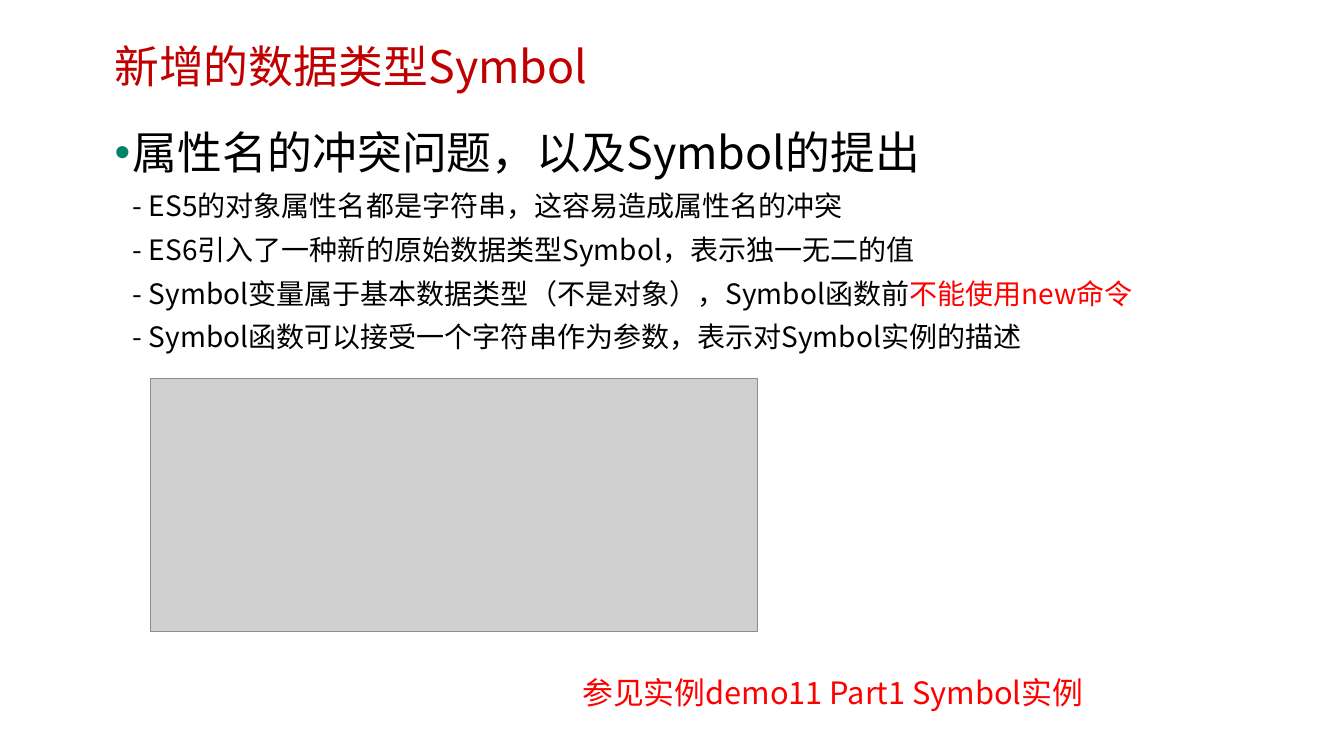
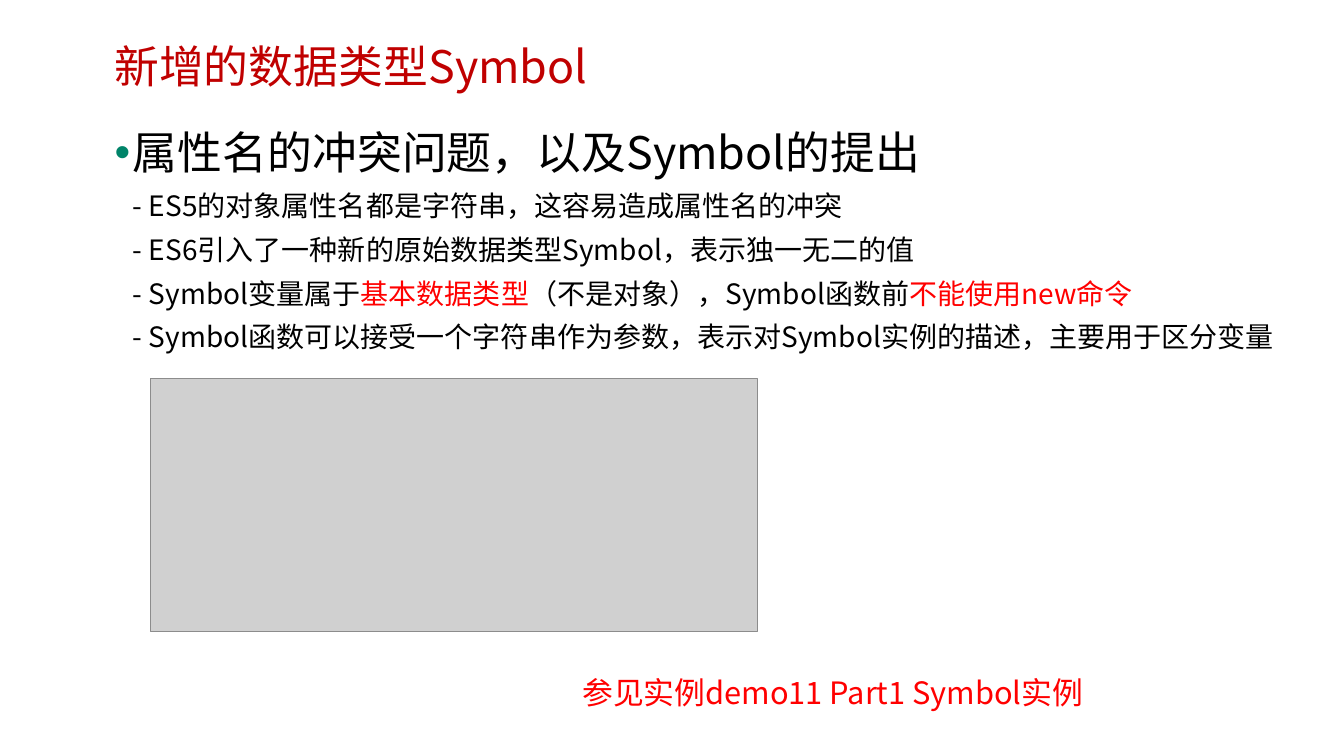
Before and after one commit to edu2act/course-javascript-advanced, a slide deck: slide 28 of 课程PPT/14.ECMAScript 6 二.pptx. Drawn at 1344x756 pixels with LibreOffice and Linux fonts; fonts in the diff are those of the drawing; grey boxes stand for pictures; background and template pictures are left out. Boxes give left, top, right and bottom in pixels: in the first picture for what was removed or moved away, otherwise in the second. Text is boxed around its words. In the diff, an @@ line names an element or a change of style, - is before the commit and + after.

```diff
--- a/课程PPT/14.ECMAScript 6 二.pptx
+++ b/课程PPT/14.ECMAScript 6 二.pptx
@@ text at [133, 131, 1274, 354]: text changed @@
-• 属性名的冲突问题，以及Symbol的提出
-  - ES5的对象属性名都是字符串，这容易造成属性名的冲突
-  - ES6引入了一种新的原始数据类型Symbol，表示独一无二的值
-  - Symbol变量属于基本数据类型（不是对象），Symbol函数前不能使用new命令
-  - Symbol函数可以接受一个字符串作为参数，表示对Symbol实例的描述
+• 属性名的冲突问题，以及Symbol的提出
+  - ES5的对象属性名都是字符串，这容易造成属性名的冲突
+  - ES6引入了一种新的原始数据类型Symbol，表示独一无二的值
+  - Symbol变量属于基本数据类型（不是对象），Symbol函数前不能使用new命令
+  - Symbol函数可以接受一个字符串作为参数，表示对Symbol实例的描述，主要用于区分变量
```
Also in this commit, not shown: 7 other slides changed, 1 slide removed, 26 other files.
